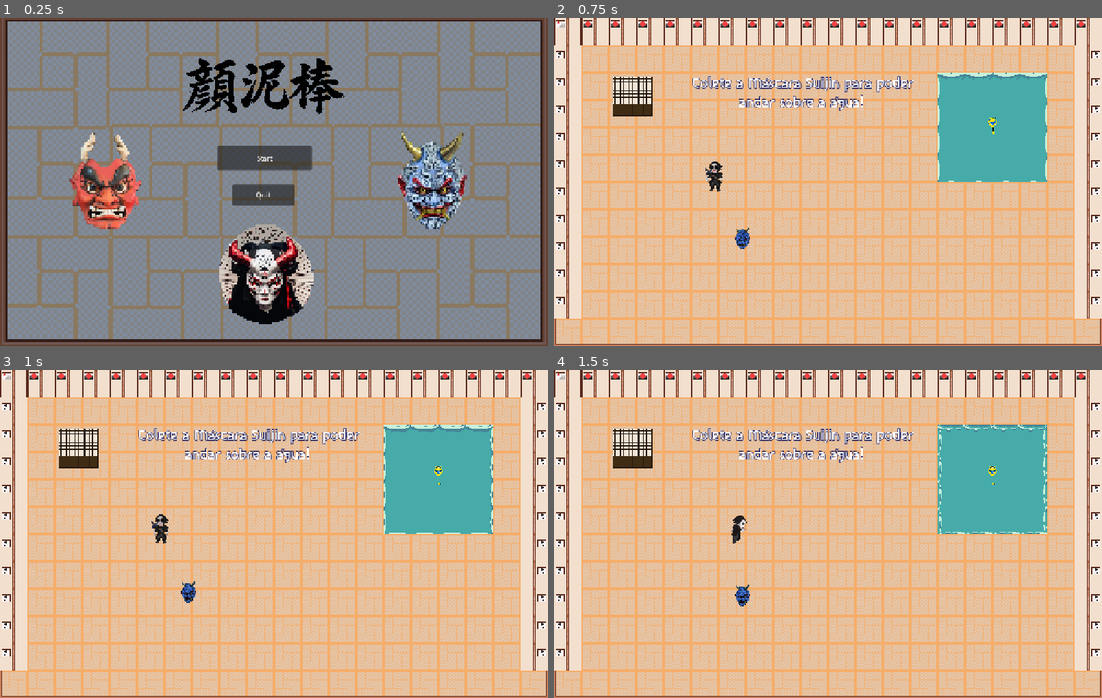
Above: before the commit, frames 1-4 (two rows, left to right).
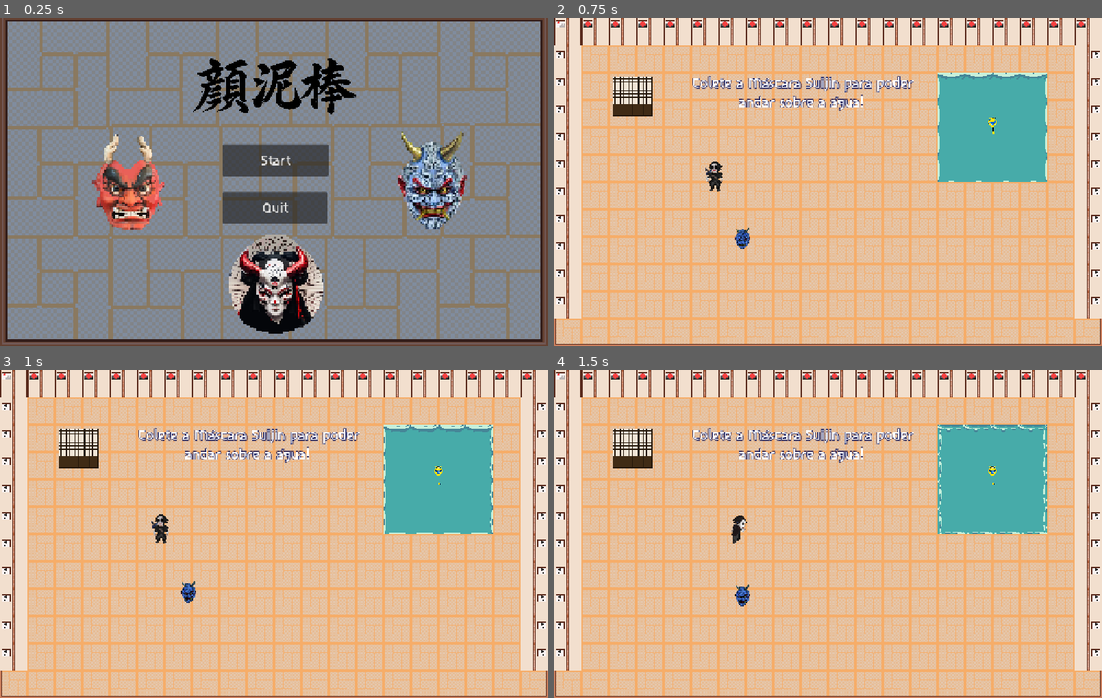
Above: after the commit, the same moments.

Repository: lajd-ufma/GGJ2026-game
Game: Godot game, scene res://menu.tscn
Two runs of this game, one before a commit and one after it. Both use one fixed random seed, a clock stepped at 60 frames per second and the inputs below.
Inputs:
- Up to frame 1 (0.25 s): no input
- Up to frame 2 (0.75 s): click "Start" at 0.5 s
- Up to frame 3 (1 s): no input
- Up to frame 4 (1.5 s): tap Enter (ui_accept) at 1.25 s; hold D (move_right) from 1.28 s (still down); hold J (shoot) from 1.28 s (still down)

The runs differ from the first frame. In frame 1, 12% of the frame differs, in the area x 12-65%, y 12-97%; in frame 2, nothing differs; in frame 3, nothing differs; in frame 4, nothing differs.

Commit message:
menu fixed

Diff:
--- a/menu.tscn
+++ b/menu.tscn
@@ -5,6 +5,7 @@
 [ext_resource type="Texture2D" uid="uid://hmiryuisnu17" path="res://assets/masks/mask_fujin.png" id="3_l48gv"]
 [ext_resource type="Texture2D" uid="uid://bimyd2uuajof6" path="res://assets/masks/mask_izanami.png" id="4_ecwwl"]
 [ext_resource type="Texture2D" uid="uid://qq4oo68p55mg" path="res://assets/masks/mask_kagutsuchi.png" id="5_kk3ma"]
+[ext_resource type="FontFile" uid="uid://y7odnc4gyphw" path="res://assets/Asimovian/Asimovian-Regular.ttf" id="6_ecwwl"]
 [ext_resource type="Texture2D" uid="uid://c3lafjsu80vrb" path="res://assets/title.png" id="6_l48gv"]
 
 [node name="menu" type="Control" unique_id=1865453434]
@@ -161,11 +162,11 @@
 texture = ExtResource("3_l48gv")
 
 [node name="Sprite2D2" type="Sprite2D" parent="masks" unique_id=1338216124]
-position = Vector2(616, 600)
+position = Vector2(640, 624)
 texture = ExtResource("4_ecwwl")
 
 [node name="Sprite2D3" type="Sprite2D" parent="masks" unique_id=1526426569]
-position = Vector2(250, 389)
+position = Vector2(304, 392)
 texture = ExtResource("5_kk3ma")
 
 [node name="button_start" type="Button" parent="." unique_id=839722650]
@@ -175,12 +176,14 @@
 anchor_top = 0.5
 anchor_right = 0.5
 anchor_bottom = 0.5
-offset_left = -132.0
-offset_top = -84.0
-offset_right = 88.64514
-offset_bottom = -27.0
+offset_left = -120.0
+offset_top = -88.0
+offset_right = 127.64514
+offset_bottom = -13.0
 grow_horizontal = 2
 grow_vertical = 2
+theme_override_fonts/font = ExtResource("6_ecwwl")
+theme_override_font_sizes/font_size = 32
 text = "Start"
 
 [node name="button_quit" type="Button" parent="." unique_id=1662419922]
@@ -190,16 +193,18 @@
 anchor_top = 0.5
 anchor_right = 0.5
 anchor_bottom = 0.5
-offset_left = -97.0
-offset_top = 6.0
-offset_right = 48.0
-offset_bottom = 55.0
+offset_left = -120.0
+offset_top = 24.0
+offset_right = 125.0
+offset_bottom = 97.5
 grow_horizontal = 2
 grow_vertical = 2
+theme_override_fonts/font = ExtResource("6_ecwwl")
+theme_override_font_sizes/font_size = 32
 text = "Quit"
 
-[node name="Sprite2D" type="Sprite2D" parent="." unique_id=1621103133]
-position = Vector2(613, 176)
+[node name="title" type="Sprite2D" parent="." unique_id=1621103133]
+position = Vector2(640, 176)
 scale = Vector2(0.3, 0.3)
 texture = ExtResource("6_l48gv")
 
Binary file added: assets/Buttons/buttonDown.png
Not shown, added: assets/Buttons/buttonDown.png.import
Binary file added: assets/Buttons/buttonFace.png
Not shown, added: assets/Buttons/buttonFace.png.import
Binary file added: assets/Buttons/buttonUp.png
Not shown, added: assets/Buttons/buttonUp.png.import
Binary file added: assets/Buttons/smallButtonDown.png
Not shown, added: assets/Buttons/smallButtonDown.png.import
Binary file added: assets/Buttons/smallButtonFace.png
Not shown, added: assets/Buttons/smallButtonFace.png.import
Binary file added: assets/Buttons/smallButtonUp.png
Not shown, added: assets/Buttons/smallButtonUp.png.import
